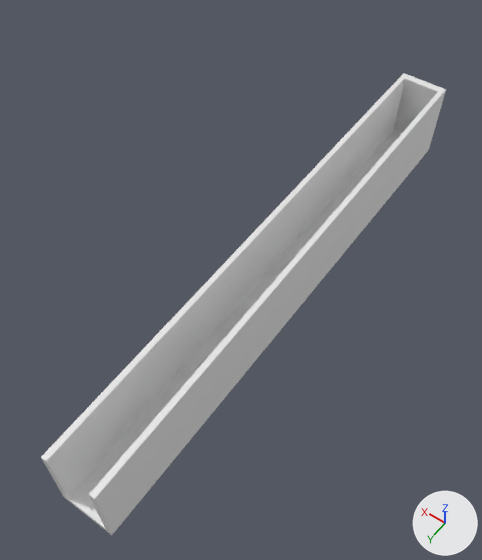
Two versions of the Blender file Foot for shower shelves.blend, one commit apart.
Camera for both pictures: a camera (50 mm lens) standing at (-69.7, 121.0, 180.6) and looking at (6.5, 14.3, 12.9). Every picture has the same lights, and +X, +Y and +Z are marked at lower right.

The first picture shows 'Foot'.
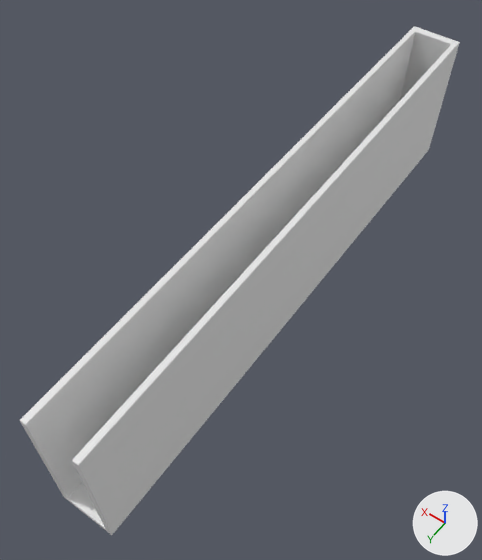
Pixel boxes [x1, y1, x2, y2] of what changed, in the pictures (482 x 560 px; the box of a moved part takes in the faces that stretch with it):
'Foot', reshaped (9% wider, 10% taller): before [41, 73, 446, 535]; after [20, 26, 460, 535]
part 1 of me_plane_001, moved or reshaped: before [41, 73, 446, 504]; after [20, 26, 460, 504]

The change, as a diff of the scene's bpy script:
```diff
--- a/Foot for shower shelves.blend.py
+++ b/Foot for shower shelves.blend.py
@@ me_plane_001 @@
 me_plane_001.from_pydata(...)  # 36 vertices, 34 faces; spans x -9.0..9.0, y -98.0..95.0, z -5.0..25.0
 # used by ob_foot; location = (0.0, 0.0, 0.0)
+# me_plane_001 part 1: all 12 vertices in x -9.0..9.0, y -98.0..95.0, z 25.0 are moved by (0.0, 0.0, 20.0)
```
